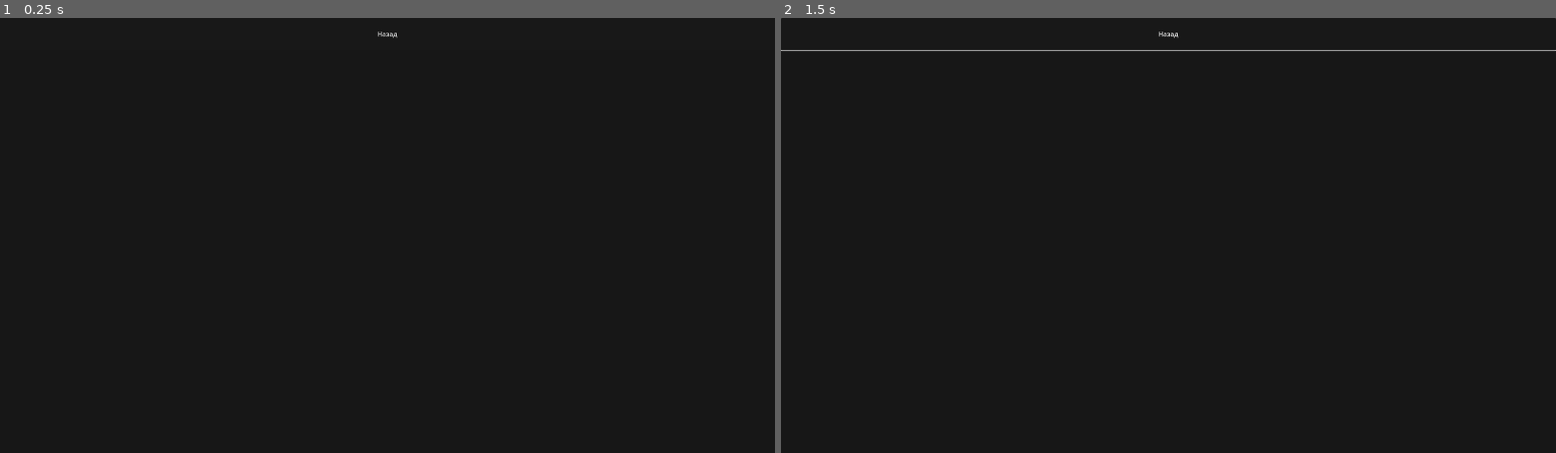
Above: before the commit, frames 1-2 (left to right).
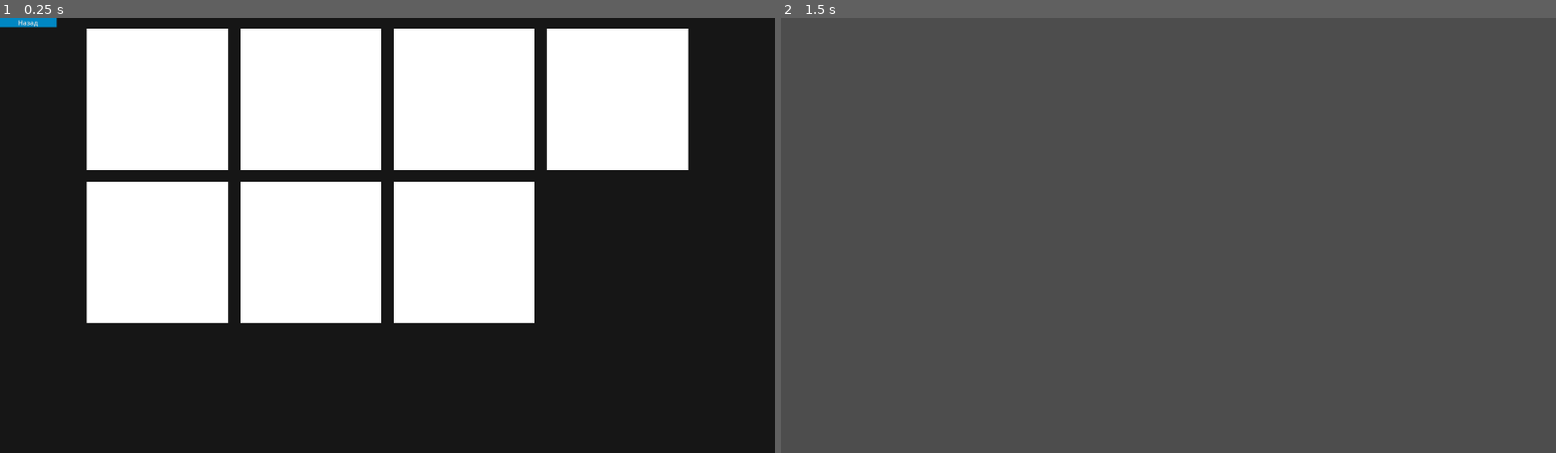
Above: after the commit, the same moments.

Repository: abletoburntheweb/RhythmFall
Game: Godot game, scene res://scenes/shop/cover_gallery.tscn
The game is run twice, just before and just after one commit, with the same random seed, the same clock (stepped at 60 frames per second) and the same inputs. This scene is started directly instead of the project's main scene.
Inputs (mouse positions are in pixels of both pictures, inside the frame that each line leads up to):
- Up to frame 1 (0.25 s): no input
- Up to frame 2 (1.5 s): click "Назад" at 0.5 s; tap Enter at 1.25 s; move the mouse to (1339, 213) at 1.27 s; hold D from 1.28 s (still down); tap F at 1.35 s; click (1339, 213) at 1.42 s

The runs differ from the first frame. In frame 1, 42% of the frame differs, in the area x 0-89%, y 0-71%; in frame 2, 100%, in the area x 0-100%, y 0-100%.

Commit message:
add cover_gallery with placeholder slots for song covers

Diff:
--- a/scenes/shop/cover_gallery.gd
+++ b/scenes/shop/cover_gallery.gd
@@ -7,61 +7,95 @@
 @export var images_folder: String = ""
 @export var images_count: int = 0
 
-var cover_images: Array[Texture] = []
+var cover_image_rects: Array[TextureRect] = []
 
 func _ready():
 	var background = $Background
 	if background and background is ColorRect:
-		background.color = Color(0, 0, 0, 0.7)
+		background.color = Color(0, 0, 0, 180.0 / 255.0)
+		background.mouse_filter = Control.MOUSE_FILTER_IGNORE
 
-	for i in range(1, images_count + 1):
-		var cover_path = images_folder + "/cover%d.png" % i
-		var image = Image.new()
-		var error = image.load(cover_path)
-		if error == OK:
-			var texture = ImageTexture.create_from_image(image)
-			if texture:
-				cover_images.append(texture)
-			else:
-				print("CoverGallery.gd: Не удалось создать текстуру для: ", cover_path)
+	var back_button = $GalleryContainer/BackButton
+	if back_button:
+		back_button.pressed.connect(_on_back_button_pressed)
+
+	var grid_container = $GalleryContainer/Content
+	if not grid_container or not grid_container is GridContainer:
+		printerr("CoverGallery.gd: Content не является GridContainer!")
+		return
+
+	cover_image_rects.clear()
+	for i in range(1, 8):
+		var image_rect_name = "CoverImage" + str(i)
+		var image_rect = grid_container.get_node(image_rect_name)
+		if image_rect and image_rect is TextureRect:
+			cover_image_rects.append(image_rect)
 		else:
-			print("CoverGallery.gd: Ошибка загрузки изображения: ", cover_path)
+			printerr("CoverGallery.gd: Не удалось найти TextureRect с именем: ", image_rect_name)
 
-	if images_count == 0 or cover_images.size() == 0:
-		var error_label = $ErrorLabel
-		if error_label:
-			error_label.visible = true
-			return
+	if cover_image_rects.size() < 7:
+		printerr("CoverGallery.gd: Найдено только ", cover_image_rects.size(), " TextureRect, а должно быть 7.")
+	else:
+		print("CoverGallery.gd: Найдено ", cover_image_rects.size(), " TextureRect.")
 
-	var grid_container = $GalleryContainer/CoversGrid
-	for i in range(cover_images.size()):
-		var texture = cover_images[i]
-		var texture_rect = TextureRect.new()
-		texture_rect.texture = texture
-		texture_rect.stretch_mode = TextureRect.STRETCH_KEEP_ASPECT_COVERED
-		texture_rect.size_flags_horizontal = Control.SIZE_EXPAND_FILL
-		texture_rect.size_flags_vertical = Control.SIZE_EXPAND_FILL
-		texture_rect.mouse_filter = Control.MOUSE_FILTER_STOP
+	_load_images()
 
-		texture_rect.connect("gui_input", _on_texture_rect_gui_input.bind(i))
-
-		grid_container.add_child(texture_rect)
+	_connect_texture_rect_signals()
 
 	show()
 
+
+func _load_images():
+	for i in range(cover_image_rects.size()):
+		var image_rect = cover_image_rects[i]
+		image_rect.texture = null
+		image_rect.visible = (i < images_count)
+
+	for i in range(images_count):
+		var index = i + 1
+		var image_path = images_folder + "/cover" + str(index) + ".png"
+
+		var image = Image.new()
+		var error = image.load(image_path)
+		if error == OK and image:
+			var texture = ImageTexture.create_from_image(image)
+			if texture:
+				if i < cover_image_rects.size():
+					cover_image_rects[i].texture = texture
+					cover_image_rects[i].visible = true
+					print("CoverGallery.gd: Обложка ", index, " загружена в TextureRect ", i)
+				else:
+					print("CoverGallery.gd: Индекс ", i, " выходит за пределы массива cover_image_rects.")
+			else:
+				print("CoverGallery.gd: Не удалось создать ImageTexture для: ", image_path)
+		else:
+			print("CoverGallery.gd: Ошибка загрузки изображения: ", image_path, " Код ошибки: ", error)
+
+
+func _connect_texture_rect_signals():
+	for i in range(images_count):
+		if i < cover_image_rects.size():
+			var image_rect = cover_image_rects[i]
+			image_rect.gui_input.connect(_on_texture_rect_gui_input.bind(i), CONNECT_ONE_SHOT)
+
+
 func _on_texture_rect_gui_input(event: InputEvent, index: int):
 	if event is InputEventMouseButton and event.button_index == MOUSE_BUTTON_LEFT and event.pressed:
-		print("CoverGallery.gd: Клик на обложку %d." % index)
-		emit_signal("cover_selected", index)
+		print("CoverGallery.gd: Клик на обложку %d." % (index + 1))
+		emit_signal("gallery_closed")
+		queue_free()
+
 
 func _on_back_button_pressed():
 	emit_signal("gallery_closed")
 	queue_free()
 
+
 func _input(event: InputEvent):
 	if event is InputEventKey and event.keycode == KEY_ESCAPE and event.pressed:
 		_on_back_button_pressed()
 
+
 func close_gallery():
 	emit_signal("gallery_closed")
 	queue_free()
--- a/scenes/shop/cover_gallery.tscn
+++ b/scenes/shop/cover_gallery.tscn
@@ -1,6 +1,23 @@
-[gd_scene load_steps=2 format=3 uid="uid://bol4h51pj023o"]
+[gd_scene load_steps=10 format=3 uid="uid://bol4h51pj023o"]
 
 [ext_resource type="Script" uid="uid://ctdry0wop3fss" path="res://scenes/shop/cover_gallery.gd" id="1_hwq2b"]
+
+[sub_resource type="StyleBoxFlat" id="StyleBoxFlat_hwq2b"]
+bg_color = Color(2.9841065e-06, 0.52998865, 0.7637472, 1)
+
+[sub_resource type="CanvasTexture" id="CanvasTexture_hwq2b"]
+
+[sub_resource type="CanvasTexture" id="CanvasTexture_ot1as"]
+
+[sub_resource type="CanvasTexture" id="CanvasTexture_qnkv8"]
+
+[sub_resource type="CanvasTexture" id="CanvasTexture_wt38h"]
+
+[sub_resource type="CanvasTexture" id="CanvasTexture_5a4q6"]
+
+[sub_resource type="CanvasTexture" id="CanvasTexture_15g8r"]
+
+[sub_resource type="CanvasTexture" id="CanvasTexture_mbixv"]
 
 [node name="CoverGallery" type="Control"]
 layout_mode = 3
@@ -16,7 +33,7 @@
 layout_mode = 0
 offset_right = 40.0
 offset_bottom = 40.0
-color = Color(0, 0, 0, 0.003921569)
+color = Color(0, 0, 0, 0.7058824)
 
 [node name="GalleryContainer" type="VBoxContainer" parent="."]
 layout_mode = 0
@@ -25,10 +42,62 @@
 mouse_filter = 0
 
 [node name="BackButton" type="Button" parent="GalleryContainer"]
-custom_minimum_size = Vector2(57, 80)
+clip_contents = true
+custom_minimum_size = Vector2(140, 0)
 layout_mode = 2
-text = "Назад"
+size_flags_horizontal = 0
+theme_override_styles/normal = SubResource("StyleBoxFlat_hwq2b")
+text = "Назад	"
 
-[node name="Content" type="GridContainer" parent="GalleryContainer"]
+[node name="GridMargin" type="MarginContainer" parent="GalleryContainer"]
 layout_mode = 2
+
+[node name="Content" type="GridContainer" parent="GalleryContainer/GridMargin"]
+layout_mode = 2
+size_flags_horizontal = 4
+size_flags_vertical = 4
+theme_override_constants/h_separation = 30
+theme_override_constants/v_separation = 30
 columns = 4
+
+[node name="CoverImage1" type="TextureRect" parent="GalleryContainer/GridMargin/Content"]
+custom_minimum_size = Vector2(350, 350)
+layout_mode = 2
+texture = SubResource("CanvasTexture_hwq2b")
+stretch_mode = 6
+
+[node name="CoverImage2" type="TextureRect" parent="GalleryContainer/GridMargin/Content"]
+custom_minimum_size = Vector2(350, 350)
+layout_mode = 2
+texture = SubResource("CanvasTexture_ot1as")
+stretch_mode = 6
+
+[node name="CoverImage3" type="TextureRect" parent="GalleryContainer/GridMargin/Content"]
+custom_minimum_size = Vector2(350, 350)
+layout_mode = 2
+texture = SubResource("CanvasTexture_qnkv8")
+stretch_mode = 6
+
+[node name="CoverImage4" type="TextureRect" parent="GalleryContainer/GridMargin/Content"]
+custom_minimum_size = Vector2(350, 350)
+layout_mode = 2
+texture = SubResource("CanvasTexture_wt38h")
+stretch_mode = 6
+
+[node name="CoverImage5" type="TextureRect" parent="GalleryContainer/GridMargin/Content"]
+custom_minimum_size = Vector2(350, 350)
+layout_mode = 2
+texture = SubResource("CanvasTexture_5a4q6")
+stretch_mode = 6
+
+[node name="CoverImage6" type="TextureRect" parent="GalleryContainer/GridMargin/Content"]
+custom_minimum_size = Vector2(350, 0)
+layout_mode = 2
+texture = SubResource("CanvasTexture_15g8r")
+stretch_mode = 6
+
+[node name="CoverImage7" type="TextureRect" parent="GalleryContainer/GridMargin/Content"]
+custom_minimum_size = Vector2(350, 350)
+layout_mode = 2
+texture = SubResource("CanvasTexture_mbixv")
+stretch_mode = 6
